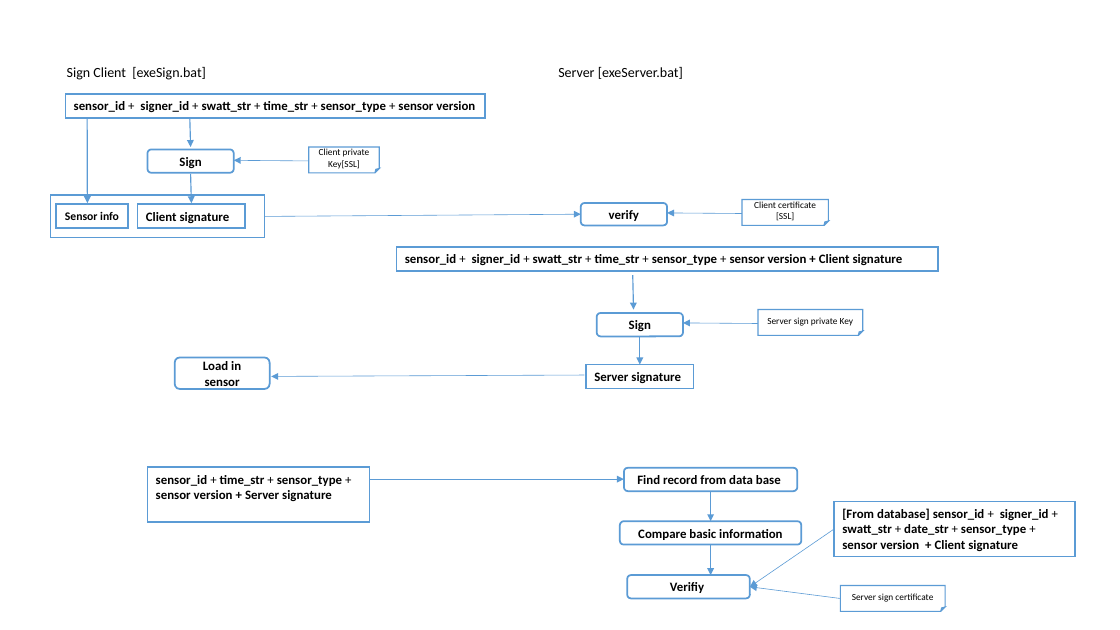
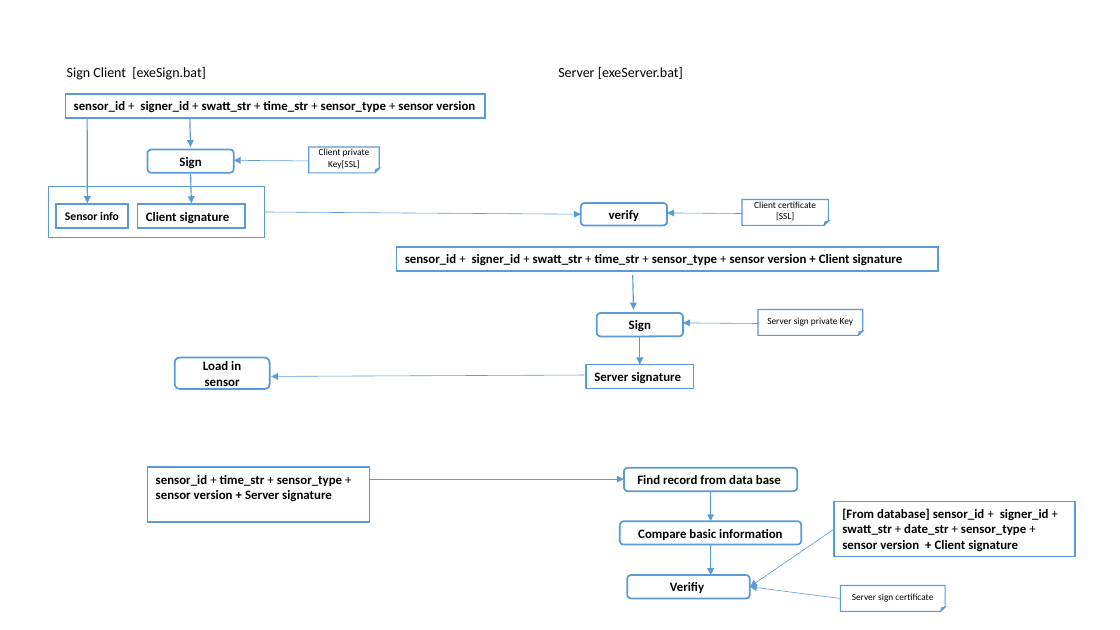
Before and after one commit to LiuYuancheng/Xandar_Sensor_IOT, a slide deck: slide 3 of doc/firmwaresignWF.pptx. Drawn at 1120x630 pixels with LibreOffice and Linux fonts; fonts in the diff are those of the drawing. Boxes give left, top, right and bottom in pixels: in the first picture for what was removed or moved away, otherwise in the second. Text is boxed around its words. In the diff, an @@ line names an element or a change of style, - is before the commit and + after.

Commit message:
small doc changes

```diff
--- a/doc/firmwaresignWF.pptx
+++ b/doc/firmwaresignWF.pptx
@@ rectangle: place and size @@
-rectangle at [50, 195, 266, 238]
+rectangle at [49, 187, 265, 238]
@@ arrow moved from (265, 217) - (581, 214) to (265, 212) - (581, 214) @@
```
